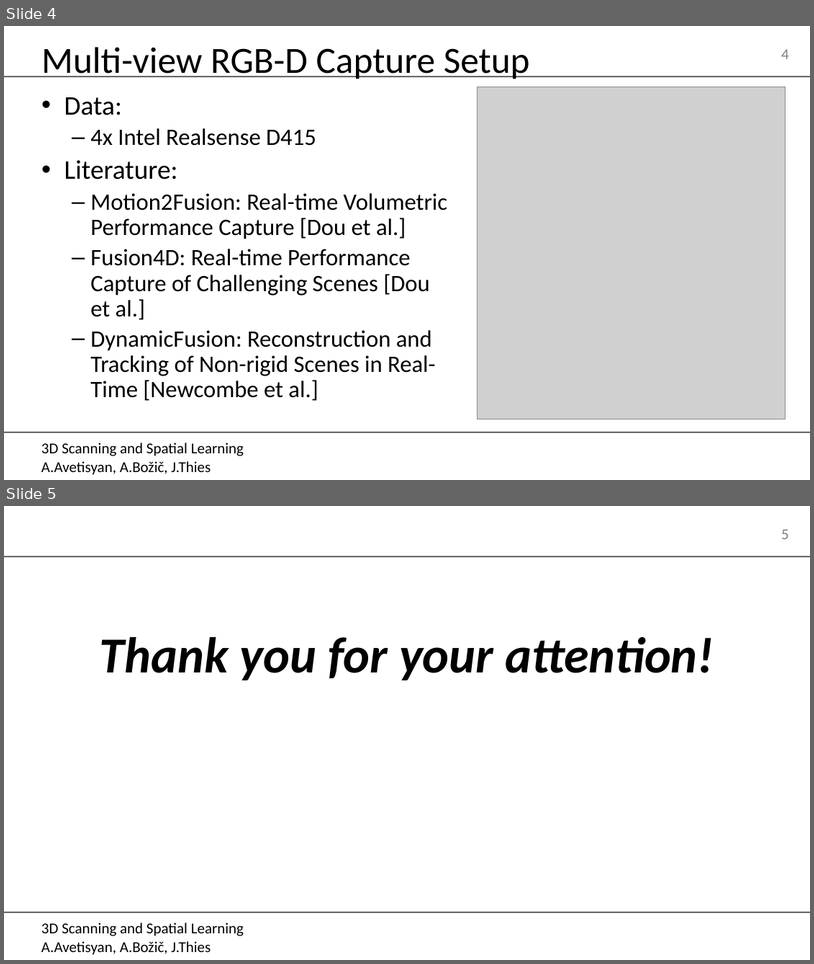
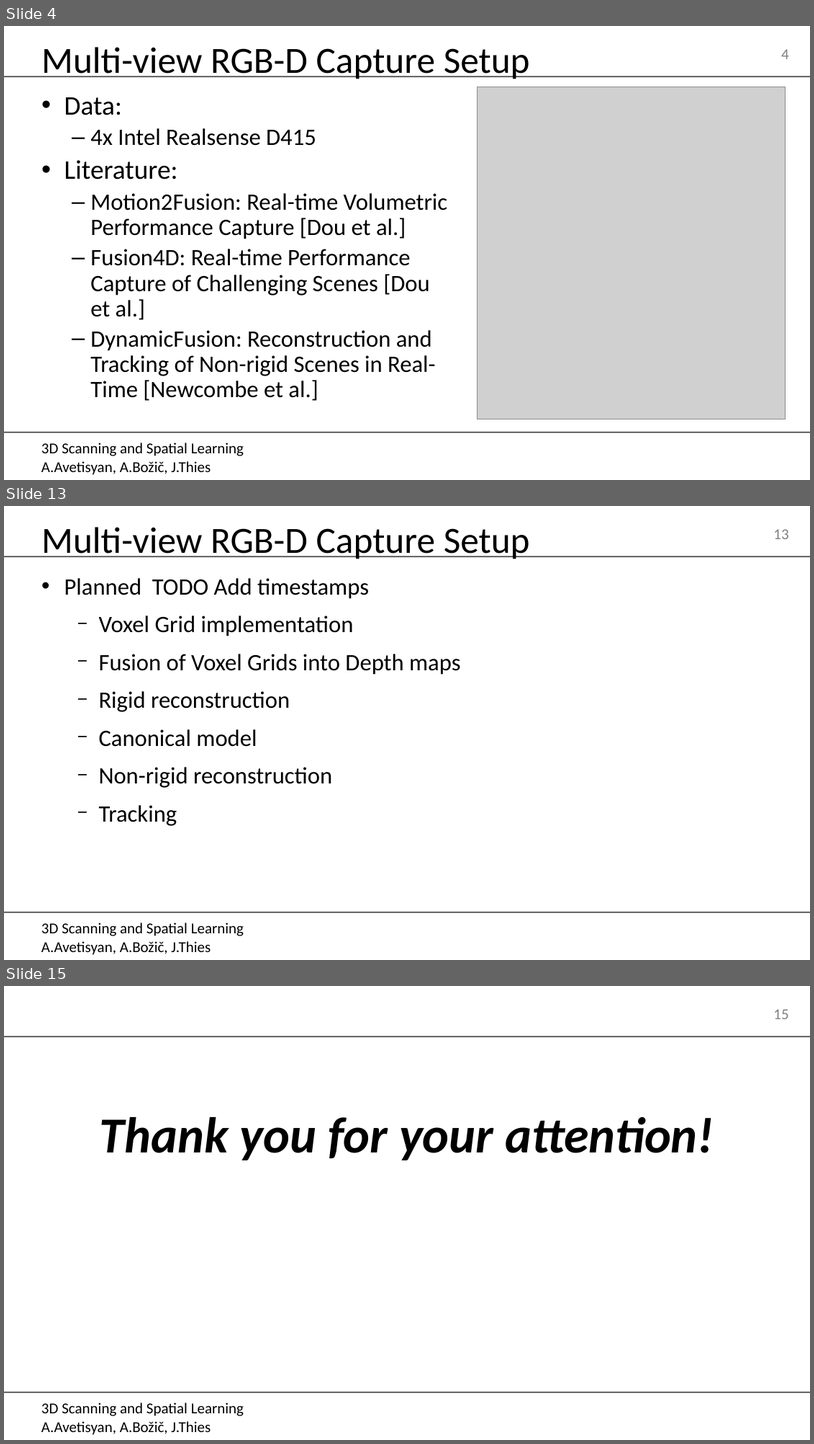
Before and after one commit to MarcelBruckner-TUMProjects/Volumetric-Fusion, a slide deck: Presentations/Presentation.odp. Shown one above the other, each under a label of ours: slides 4 and 5 before the commit, slides 4, 13 and 15 after it; the slides between them are not shown. The pictures are 814x964 and 814x1444 pixels, drawn with LibreOffice and Linux fonts; fonts in the diff are those of the drawing; grey boxes stand for pictures; background and template pictures are left out. Boxes give left, top, right and bottom in pixels: in the first picture for what was removed or moved away, otherwise in the second. Text is boxed around its words. In the diff, an @@ line names an element or a change of style, - is before the commit and + after.

```diff
--- a/Presentations/Presentation.odp
+++ b/Presentations/Presentation.odp
@@ slide 13 added at <box>4,506,810,960</box>, background #FFFFFF; not listed: 4 template elements that a slide beside it also shows @@
@@ title added at <box>41,527,530,559</box>, 44 pt, text #000000 @@
+Multi-view RGB-D Capture Setup
@@ text added at <box>64,578,460,826</box>, 28 pt, text #000000 @@
+• Planned TODO Add timestamps
+  − Voxel Grid implementation
+  − Fusion of Voxel Grids into Depth maps
+  − Rigid reconstruction
+  − Canonical model
+  − Non-rigid reconstruction
+  − Tracking
@@ what was slide 5 is now slide 15 @@
@@ page number at <box>774,1009,789,1019</box>: text changed @@
-5
+15
```
Also in this commit, not shown: 9 other slides added, 1 other file.
